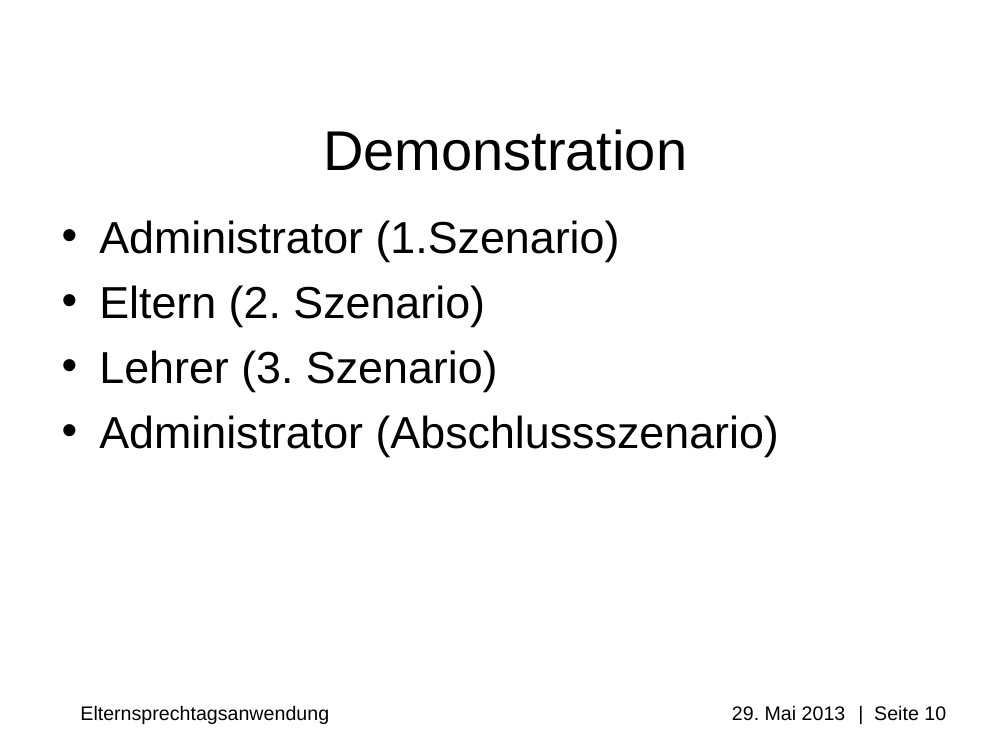
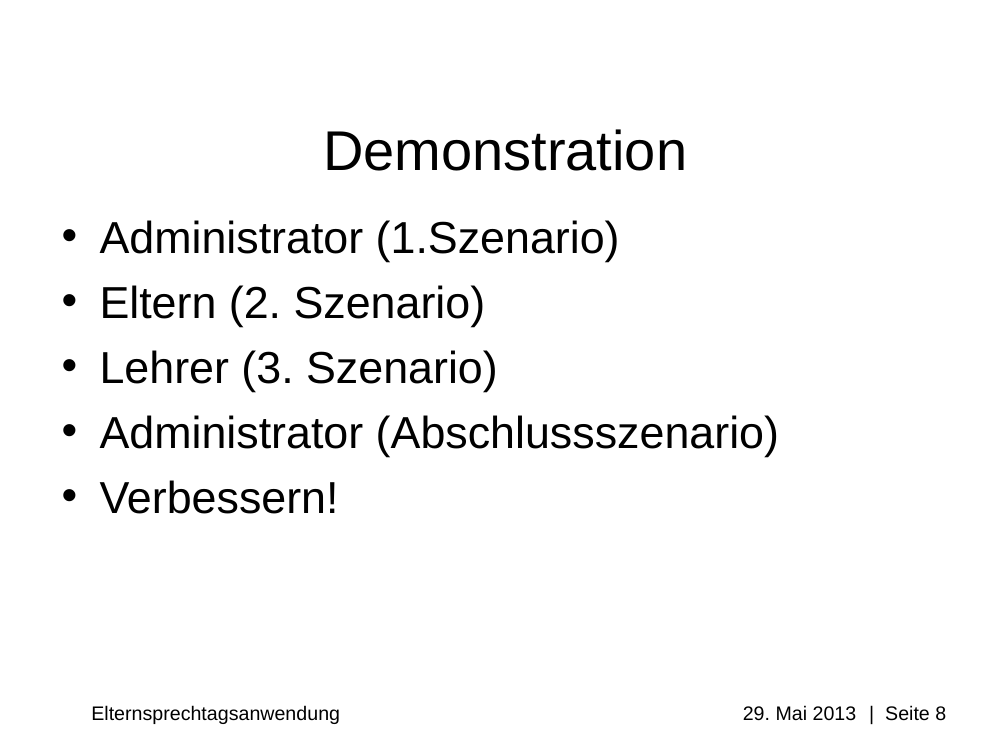
Before and after one commit to Professi/esta, a slide deck: slide 8 of docs/Praesentation/Elternsprechtagsanwendung(ESTA).ppt (slide 10 before the commit). Drawn at 1008x756 pixels with LibreOffice and Linux fonts; fonts in the diff are those of the drawing; background and template pictures are left out. Boxes give left, top, right and bottom in pixels: in the first picture for what was removed or moved away, otherwise in the second. Text is boxed around its words. In the diff, an @@ line names an element or a change of style, - is before the commit and + after.

Commit message:
#update

```diff
--- a/docs/Praesentation/Elternsprechtagsanwendung(ESTA).ppt
+++ b/docs/Praesentation/Elternsprechtagsanwendung(ESTA).ppt
@@ text at bbox=[100, 480, 339, 514]: paragraph added @@
+• Verbessern!
@@ text at bbox=[91, 705, 946, 724]: text changed @@
-Elternsprechtagsanwendung 29. Mai 2013 | Seite 10
+Elternsprechtagsanwendung 29. Mai 2013 | Seite 8
```
Also in this commit, not shown: 2 slides removed.
